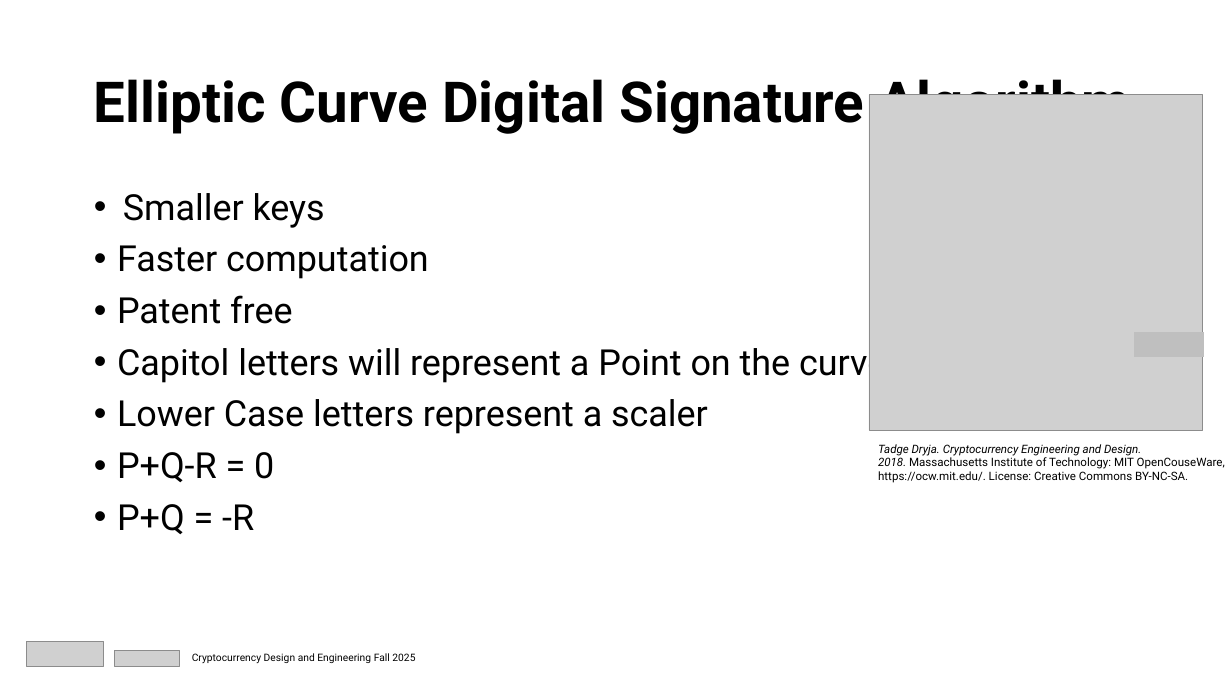
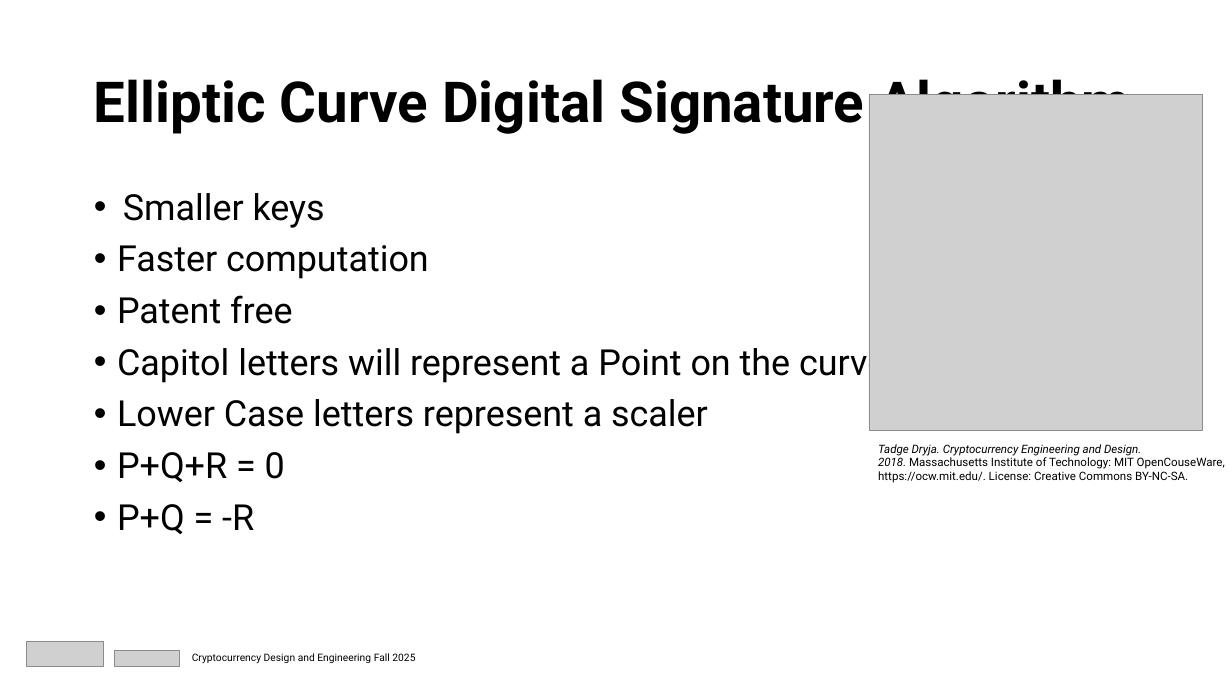
Before and after one commit to mit-dci-cde-2025/mit-dci-cde-2025-classroom-students-assignment-2-cde2025.2-digital-signatures-makerere, a slide deck: slide 6 of assignment_3_background.pptx. Drawn at 1232x693 pixels with LibreOffice and Linux fonts; fonts in the diff are those of the drawing; grey boxes stand for pictures. Boxes give left, top, right and bottom in pixels: in the first picture for what was removed or moved away, otherwise in the second. Text is boxed around its words. In the diff, an @@ line names an element or a change of style, - is before the commit and + after.

```diff
--- a/assignment_3_background.pptx
+++ b/assignment_3_background.pptx
@@ rectangle removed at (1136, 334, 1203, 356) @@
@@ text at (117, 452, 285, 482): text changed @@
-• P+Q-R = 0
+• P+Q+R = 0
```
Also in this commit, not shown: 3 other slides changed.
